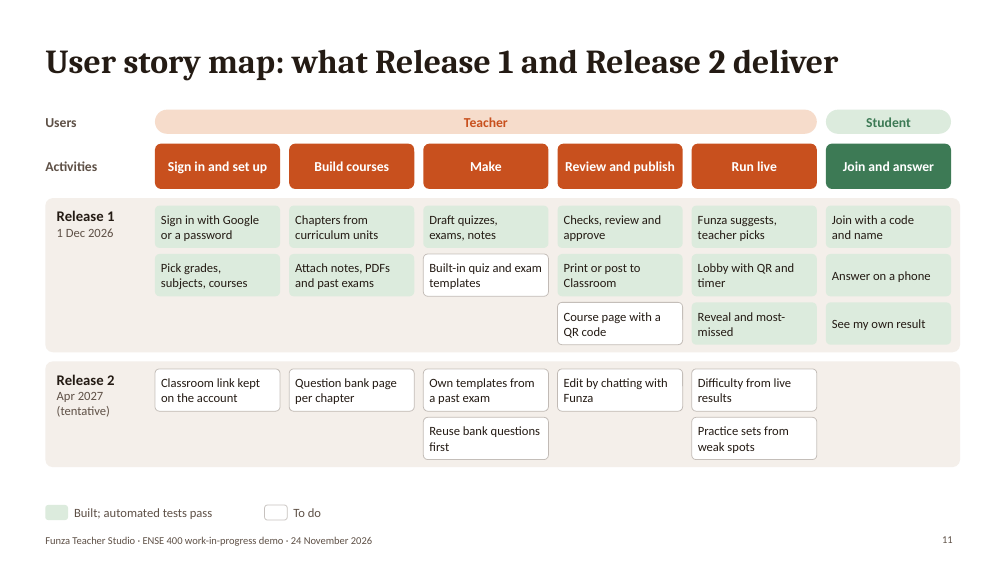
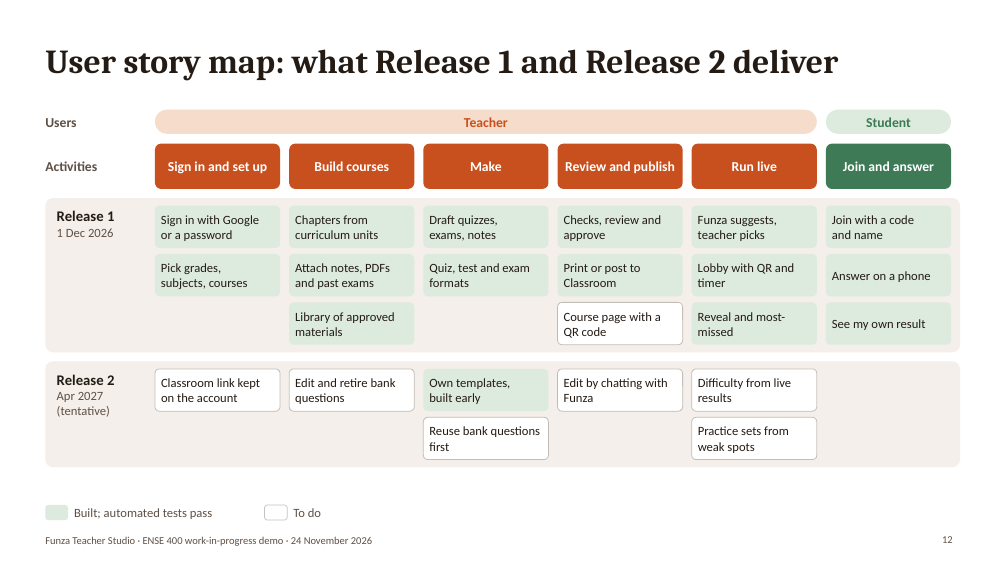
Before and after one commit to Binborg1/Final-2027, a slide deck: slide 12 of docs/06_presentations/01_work_in_progress_demo/01_work_in_progress_demo.pptx (slide 11 before the commit). Drawn at 1008x567 pixels with LibreOffice and Linux fonts; fonts in the diff are those of the drawing; background and template pictures are left out. Boxes give left, top, right and bottom in pixels: in the first picture for what was removed or moved away, otherwise in the second. Text is boxed around its words. In the diff, an @@ line names an element or a change of style, - is before the commit and + after.

```diff
--- a/docs/06_presentations/01_work_in_progress_demo/01_work_in_progress_demo.pptx
+++ b/docs/06_presentations/01_work_in_progress_demo/01_work_in_progress_demo.pptx
@@ rounded rectangle at [423,254,549,296]: fill #FFFFFF to #DCEBDD; outline #5E5046 0.75 pt to none @@
@@ text at [429,263,529,287]: text changed @@
-Built-in quiz and exam templates
+Quiz, test and exam formats
@@ rounded rectangle added at [290,302,415,345], fill #DCEBDD @@
@@ text added at [295,312,394,336], 12 pt, text #241B14 @@
+Library of approved materials
@@ text at [295,378,396,404]: text changed @@
-Question bank page per chapter
+Edit and retire bank questions
@@ rounded rectangle at [423,369,549,411]: fill #FFFFFF to #DCEBDD; outline #5E5046 0.75 pt to none @@
@@ text at [429,378,510,404]: text changed @@
-Own templates from a past exam
+Own templates, built early
```
Also in this commit, not shown: 3 other slides changed, 1 slide added, 3 other files.
